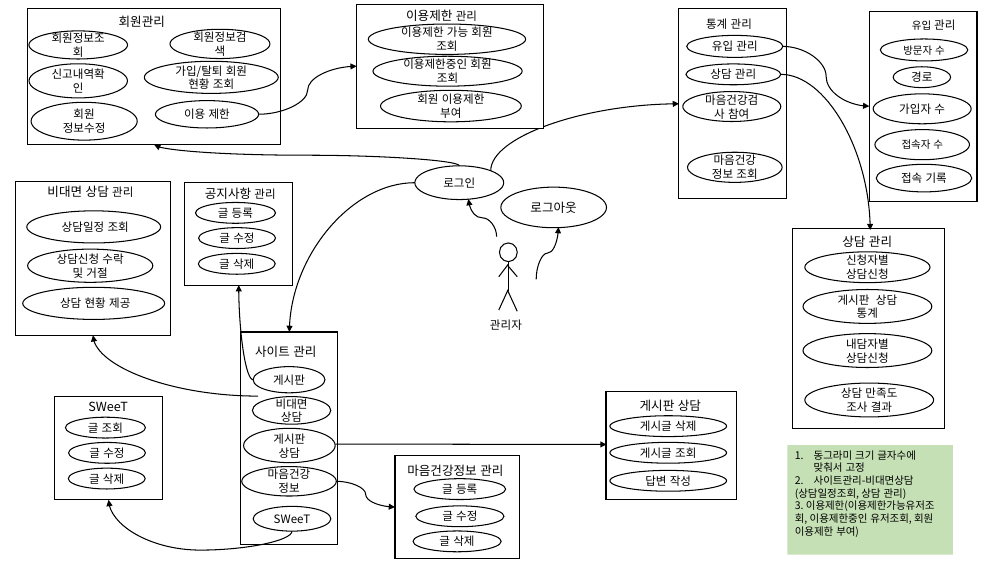
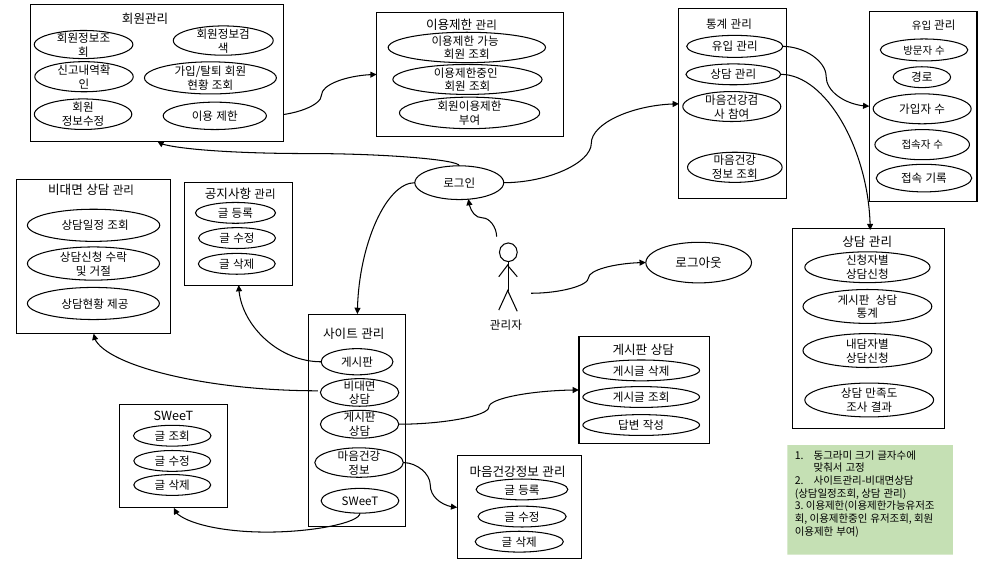
Before and after one commit to limddoo/Weepl, a slide deck: slide 2 of 문서 관리/참고자료/07. 유스케이스/문서 관리_07. 유스케이스 관리자_수정.pptx. Drawn at 1008x567 pixels with LibreOffice and Linux fonts; fonts in the diff are those of the drawing. Boxes give left, top, right and bottom in pixels: in the first picture for what was removed or moved away, otherwise in the second. Text is boxed around its words. In the diff, an @@ line names an element or a change of style, - is before the commit and + after.

Commit message:
유스케이스 관리자 수정

```diff
--- a/문서 관리/참고자료/07. 유스케이스/문서 관리_07. 유스케이스 관리자_수정.pptx
+++ b/문서 관리/참고자료/07. 유스케이스/문서 관리_07. 유스케이스 관리자_수정.pptx
@@ 1 ellipse, 1 curved arrow, 1 rectangle: place and size @@
-1 ellipse, 1 curved arrow, 1 rectangle at [28,8,460,166]
+1 ellipse, 1 curved arrow, 1 rectangle at [31,5,460,166]
@@ 3 ellipses, 1 text, 1 rectangle: place and size @@
-3 ellipses, 1 text, 1 rectangle at [357,5,544,129]
+3 ellipses, 1 text, 1 rectangle at [377,13,563,137]
@@ ellipse "회원정보조회": place and size @@
-ellipse "회원정보조회" at [29,31,127,59]
+ellipse "회원정보조회" at [34,30,132,58]
@@ text in ellipse at [432,33,498,63]: text changed @@
-이용제한 가능 회원 조회
+이용제한 가능
+회원 조회
@@ ellipse "신고내역확인": place and size @@
-ellipse "신고내역확인" at [29,64,127,98]
+ellipse "신고내역확인" at [35,62,133,92]
@@ curved arrow moved from (259, 114) - (357, 67) to (266, 116) - (377, 75) @@
@@ text in ellipse at [434,65,498,95]: text changed @@
-이용제한중인 회원 조회
+이용제한중인
+회원 조회
@@ ellipse "회원 정보수정": place and size @@
-ellipse "회원 정보수정" at [31,102,137,140]
+ellipse "회원 정보수정" at [34,99,132,129]
@@ ellipse "이용 제한": place and size @@
-ellipse "이용 제한" at [156,101,259,128]
+ellipse "이용 제한" at [163,102,267,129]
@@ text in ellipse at [438,98,502,125]: spaces changed @@
-회원 이용제한 부여
+회원이용제한 부여
@@ curved arrow moved from (491, 171) - (679, 104) to (504, 183) - (679, 104) @@
@@ curved arrow moved from (415, 183) - (290, 332) to (415, 183) - (358, 314) @@
@@ ellipse "상담신청 수락 및 거절": place and size @@
-ellipse "상담신청 수락 및 거절" at [28,250,154,283]
+ellipse "상담신청 수락 및 거절" at [27,247,160,281]
@@ curved arrow moved from (536, 279) - (559, 227) to (532, 293) - (646, 262) @@
@@ ellipse "로그아웃": place and size @@
-ellipse "로그아웃" at [501,188,606,228]
+ellipse "로그아웃" at [646,243,752,284]
@@ ellipse "상담현황 제공": place and size @@
-ellipse "상담현황 제공" at [23,287,165,319]
+ellipse "상담현황 제공" at [27,287,160,319]
@@ text in ellipse at [61,298,128,309]: spaces changed @@
-상담 현황 제공
+상담현황 제공
@@ curved arrow moved from (253, 380) - (239, 285) to (321, 362) - (239, 285) @@
@@ 3 ellipses, 1 text, 1 rectangle: place and size @@
-3 ellipses, 1 text, 1 rectangle at [241,332,338,544]
+3 ellipses, 1 text, 1 rectangle at [309,314,406,526]
@@ curved arrow moved from (259, 396) - (93, 335) to (318, 391) - (94, 333) @@
@@ 3 ellipses, 1 text, 1 rectangle: place and size @@
-3 ellipses, 1 text, 1 rectangle at [606,392,737,499]
+3 ellipses, 1 text, 1 rectangle at [579,337,710,444]
@@ 1 text, 1 ellipse, 1 rectangle: place and size @@
-1 text, 1 ellipse, 1 rectangle at [54,397,163,500]
+1 text, 1 ellipse, 1 rectangle at [119,405,228,508]
@@ ellipse "게시판 상담": place and size @@
-ellipse "게시판 상담" at [243,429,335,463]
+ellipse "게시판 상담" at [321,411,399,439]
@@ curved arrow moved from (336, 445) - (606, 445) to (399, 424) - (579, 390) @@
@@ ellipse "글 조회": place and size @@
-ellipse "글 조회" at [66,417,146,439]
+ellipse "글 조회" at [134,426,211,447]
@@ ellipse "마음건강정보": place and size @@
-ellipse "마음건강정보" at [242,467,337,496]
+ellipse "마음건강정보" at [315,448,403,477]
@@ ellipse "글 삭제": place and size @@
-ellipse "글 삭제" at [68,468,145,489]
+ellipse "글 삭제" at [134,475,211,496]
@@ curved arrow moved from (337, 482) - (395, 507) to (404, 463) - (457, 507) @@
@@ 2 ellipses, 1 text, 1 rectangle: place and size @@
-2 ellipses, 1 text, 1 rectangle at [395,456,520,559]
+2 ellipses, 1 text, 1 rectangle at [457,456,582,559]
@@ curved arrow moved from (292, 532) - (109, 500) to (360, 513) - (174, 508) @@
@@ ellipse "글 삭제": place and size @@
-ellipse "글 삭제" at [413,531,501,552]
+ellipse "글 삭제" at [476,532,564,553]
```
